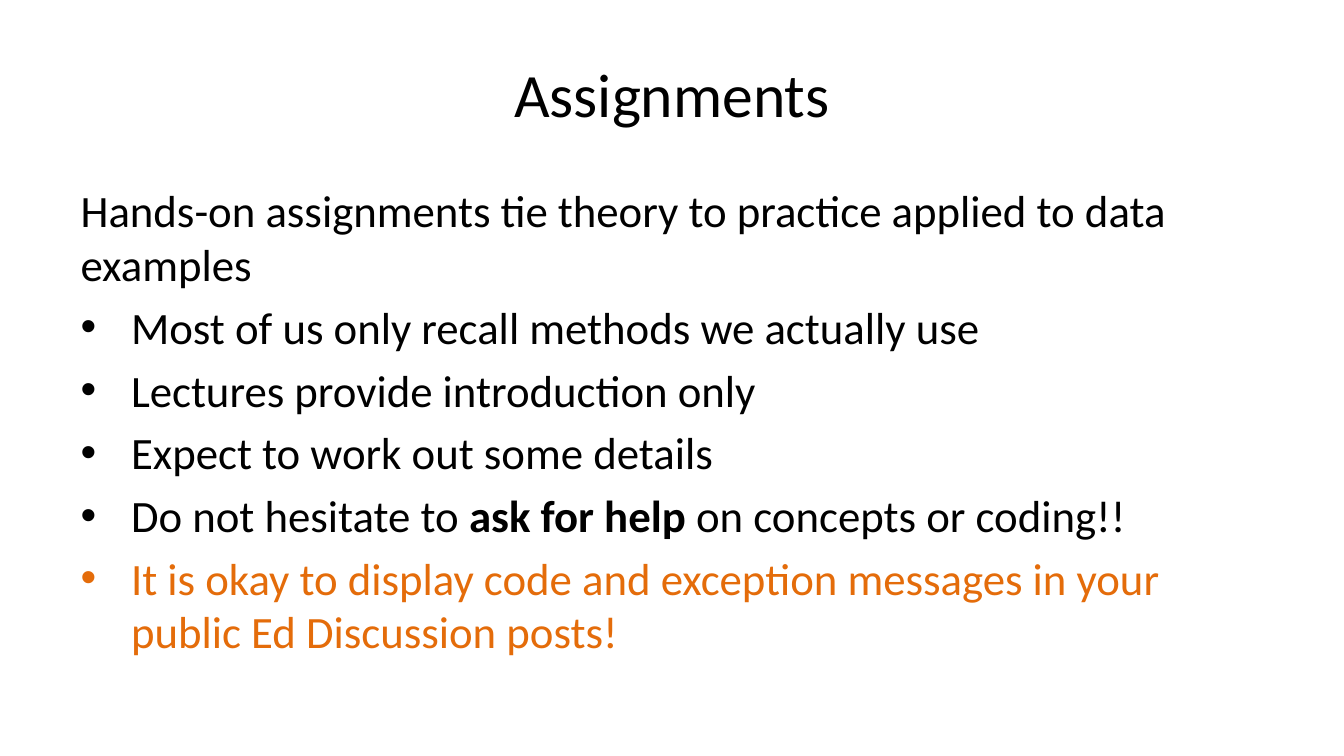
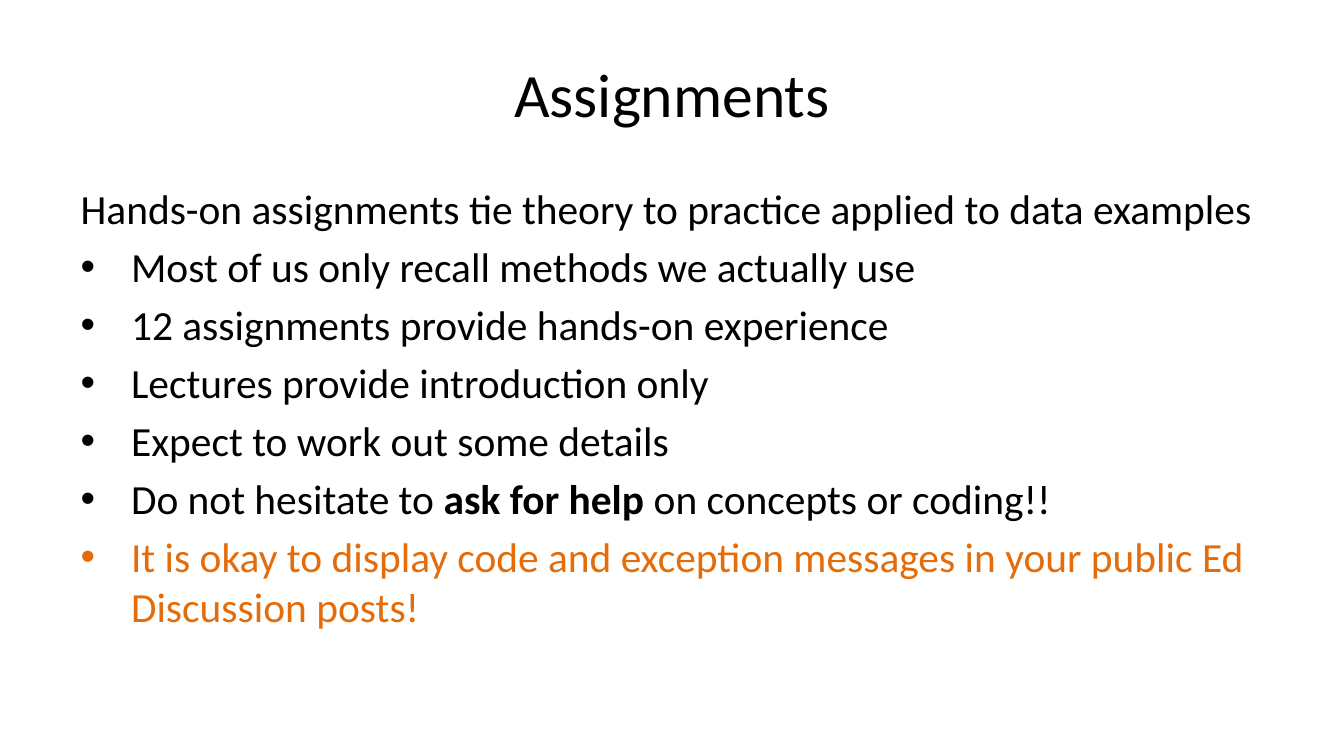
Before and after one commit to StephenElston/CSCI-E-83, a slide deck: slide 17 of LectureSlides/01_PreceptionForScientificVisualization.pptx (slide 16 before the commit). Drawn at 1344x756 pixels with LibreOffice and Linux fonts; fonts in the diff are those of the drawing. Boxes give left, top, right and bottom in pixels: in the first picture for what was removed or moved away, otherwise in the second. Text is boxed around its words. In the diff, an @@ line names an element or a change of style, - is before the commit and + after.

```diff
--- a/LectureSlides/01_PreceptionForScientificVisualization.pptx
+++ b/LectureSlides/01_PreceptionForScientificVisualization.pptx
@@ text at (81,195,1251,629): size 24 to 22.2 pt in "Hands-on assignments tie theory to practice applied ...", "Most of us only recall methods we ...", "Lectures provide introduction only", "Expect to work out some details" and 2 more places @@
@@ text at (131,311,889,347): paragraph added @@
+• 12 assignments provide hands-on experience
```
Also in this commit, not shown: 14 other slides changed, 1 slide added, 1 slide removed.
